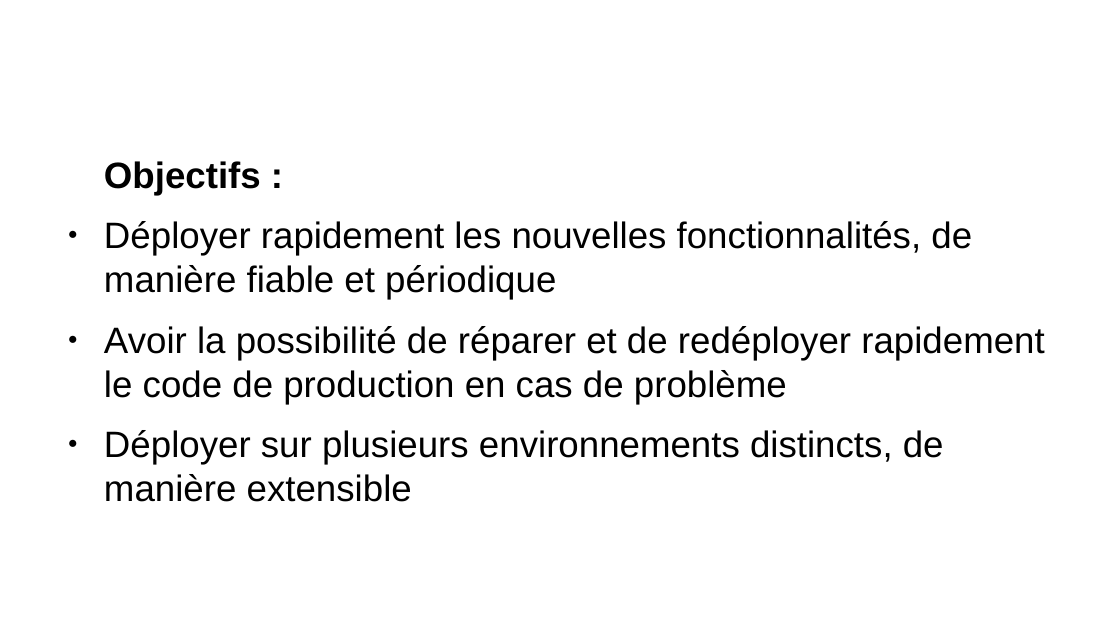
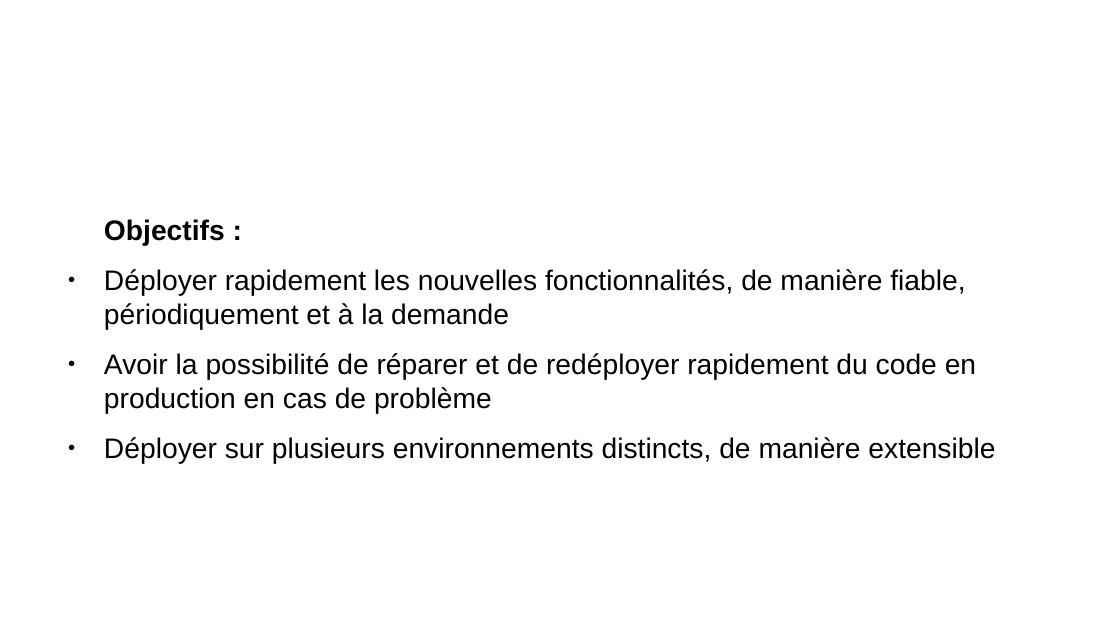
Before and after one commit to remipassmoilesel/ci-cd-plan, a slide deck: slide 16 of ci-cd-plan.odp. Drawn at 1120x630 pixels with LibreOffice and Linux fonts; fonts in the diff are those of the drawing; background and template pictures are left out. Boxes give left, top, right and bottom in pixels: in the first picture for what was removed or moved away, otherwise in the second. Text is boxed around its words. In the diff, an @@ line names an element or a change of style, - is before the commit and + after.

```diff
--- a/ci-cd-plan.odp
+++ b/ci-cd-plan.odp
@@ text at (x1=104, y1=219, x2=995, y2=464): size 26 to 20 pt in "Objectifs :", "Déployer sur plusieurs environnements distincts, de manière ..." @@
@@ text at (x1=104, y1=269, x2=976, y2=414): text changed; size 26 to 20 pt @@
-● Déployer rapidement les nouvelles fonctionnalités, de manière fiable et périodique
-● Avoir la possibilité de réparer et de redéployer rapidement le code de production en cas de problème
+● Déployer rapidement les nouvelles fonctionnalités, de manière fiable, périodiquement et à la demande
+● Avoir la possibilité de réparer et de redéployer rapidement du code en production en cas de problème
```
Also in this commit, not shown: 20 other slides changed.
